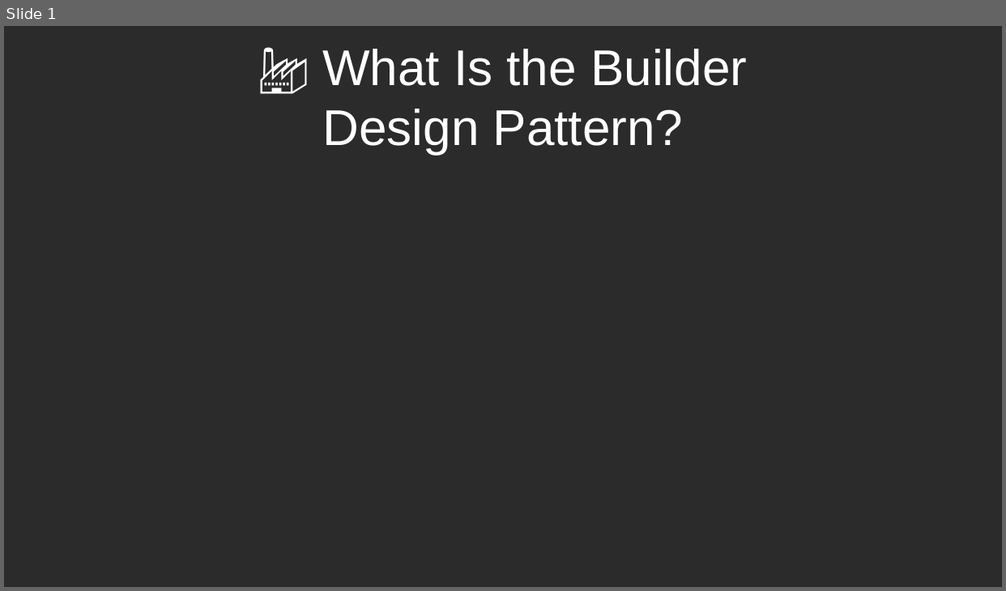
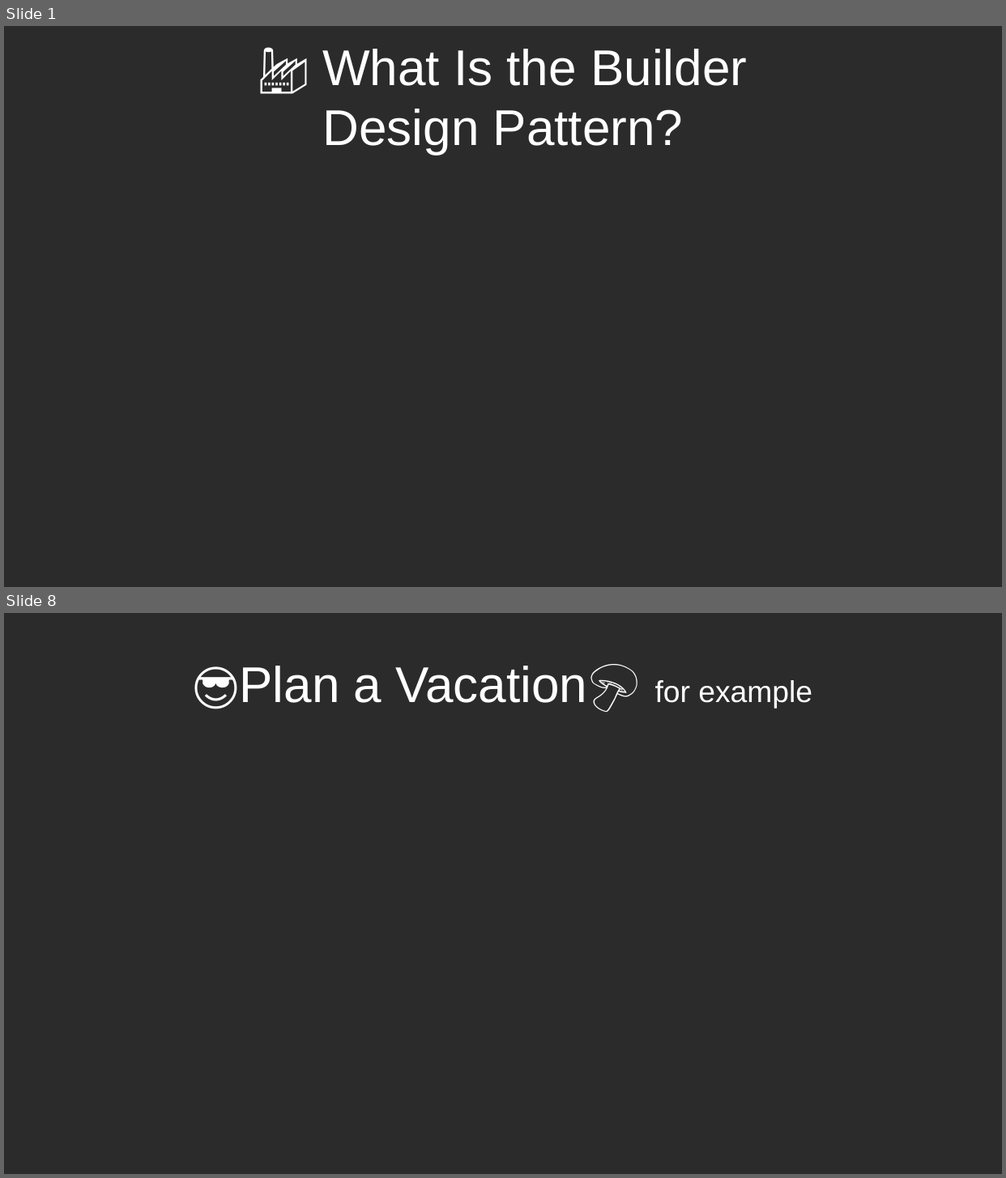
Before and after one commit to RayAndrade/JavaScriptStudy, a slide deck: Creational/Builder/intro/intro.odp. Shown one above the other, each under a label of ours: slide 1 before the commit, slides 1 and 8 after it; the slides between them are not shown. The pictures are 1006x591 and 1006x1178 pixels, drawn with LibreOffice and Linux fonts; fonts in the diff are those of the drawing; background and template pictures are left out; a plain dark background stands for a picture behind light text. Boxes give left, top, right and bottom in pixels: in the first picture for what was removed or moved away, otherwise in the second. Text is boxed around its words. In the diff, an @@ line names an element or a change of style, - is before the commit and + after.

```diff
--- a/Creational/Builder/intro/intro.odp
+++ b/Creational/Builder/intro/intro.odp
@@ slide 8 added at box(4, 613, 1002, 1174), background picture (left out) @@
@@ title added at box(239, 666, 812, 709), 40 pt, text #FFFFFF @@
+😎Plan a Vacation🍄 for example
```
Also in this commit, not shown: 2 slides changed, 18 other slides added, 58 other files.
